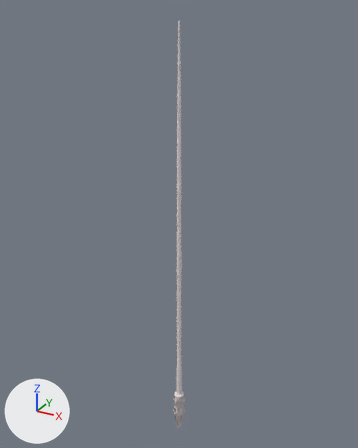
The Blender file assest/fishing/Rod.blend as it was, and as the next commit left it.
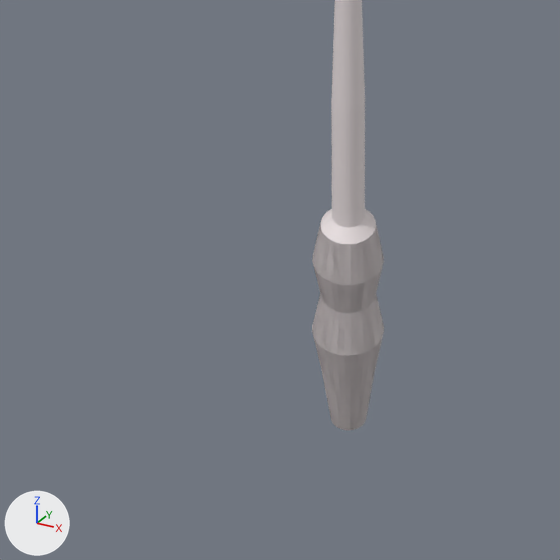
Each version is shown whole from a camera (50 mm lens) standing at (31.4, -53.4, 64.1) and looking at (1.9, 0.2, 37.4), then close up on the part from 34% to 59% of the width and 80% to 100% of the height. Lighting does not change. The marker at lower left points along +X, +Y and +Z.

Before the edit, the objects in view are built like this:
```python
me_cylinder = bpy.data.meshes.new('Cylinder')
me_cylinder.from_pydata(...)  # 544 vertices, 513 faces; spans x -0.6..0.6, y -0.6..0.6, z 10.9..88.1
me_cylinder.materials.append(mat_material_002)  # white #e7dedf
me_cylinder_002 = bpy.data.meshes.new('Cylinder.002')
me_cylinder_002.from_pydata(...)  # 64 vertices, 32 faces; spans x -1.0..1.0, y -1.0..1.0, z 10.46..10.86
me_cylinder_002.materials.append(mat_material_002)  # white #e7dedf
me_cylinder_003 = bpy.data.meshes.new('Cylinder.003')
me_cylinder_003.from_pydata(...)  # 396 vertices, 369 faces; spans x -1.33..1.31, y -1.33..1.31, z 1.28..10.46
me_cylinder_003.materials.append(mat_material_002)  # white #e7dedf
ob_handle_002 = bpy.data.objects.new('Handle.002', me_cylinder_003)
ob_handle_002.location = (2.85, -1.48, 2.71)
ob_handle_002.scale = (0.681, 0.681, 0.681)
ob_handlecollar_001 = bpy.data.objects.new('Handlecollar.001', me_cylinder_002)
ob_handlecollar_001.location = (2.85, -1.48, 2.71)
ob_handlecollar_001.scale = (0.681, 0.681, 0.681)
ob_rod = bpy.data.objects.new('Rod', me_cylinder)
ob_rod.location = (2.85, -1.48, 2.71)
ob_rod.scale = (0.681, 0.681, 0.681)
```
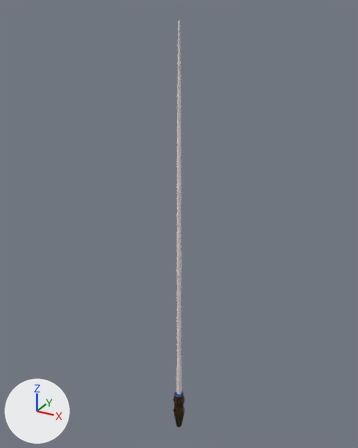
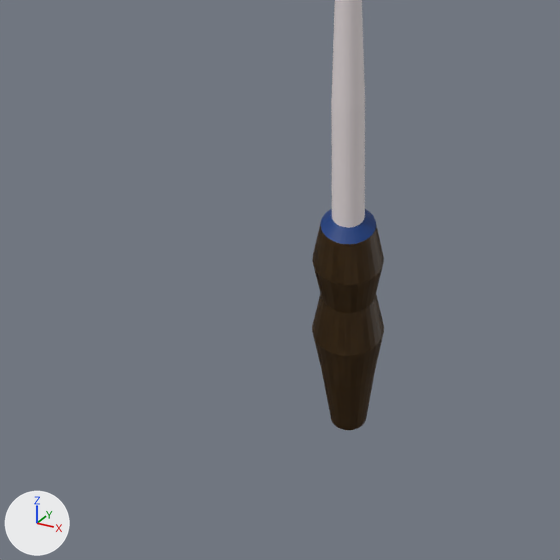
The newer file is also rescaled (x0.334), turned or shifted as a whole; pictures and numbers use the older file's frame.

What differs and where, as boxes (x1, y1, x2, y2) in the close-ups (560 x 560 px):
'Handle.002', recoloured (white to brown): (312, 223, 384, 430) in both
'Handlecollar.001', recoloured (white to blue): (321, 209, 376, 244) in both

What the commit changed:
Material 'Material' (mat_material) is new.
Its base color is (0.0661, 0.0313, 0.00503) (brown #493110).
Material 'Material.004' (mat_material_004) is new.
Its base color is (0.00187, 0.0395, 0.2) (dark blue #06387c).
me_cylinder_002 has 64 vertices, 32 faces and spans x -1.0..1.0, y -1.0..1.0, z 10.46..10.86.
me_cylinder_002 no longer uses material mat_material_002 (white #e7dedf).
me_cylinder_002 now uses material mat_material_004 (dark blue #06387c).
me_cylinder_003 has 396 vertices, 369 faces and spans x -1.33..1.31, y -1.33..1.31, z 1.28..10.46.
me_cylinder_003 no longer uses material mat_material_002 (white #e7dedf).
me_cylinder_003 now uses material mat_material (brown #493110).
